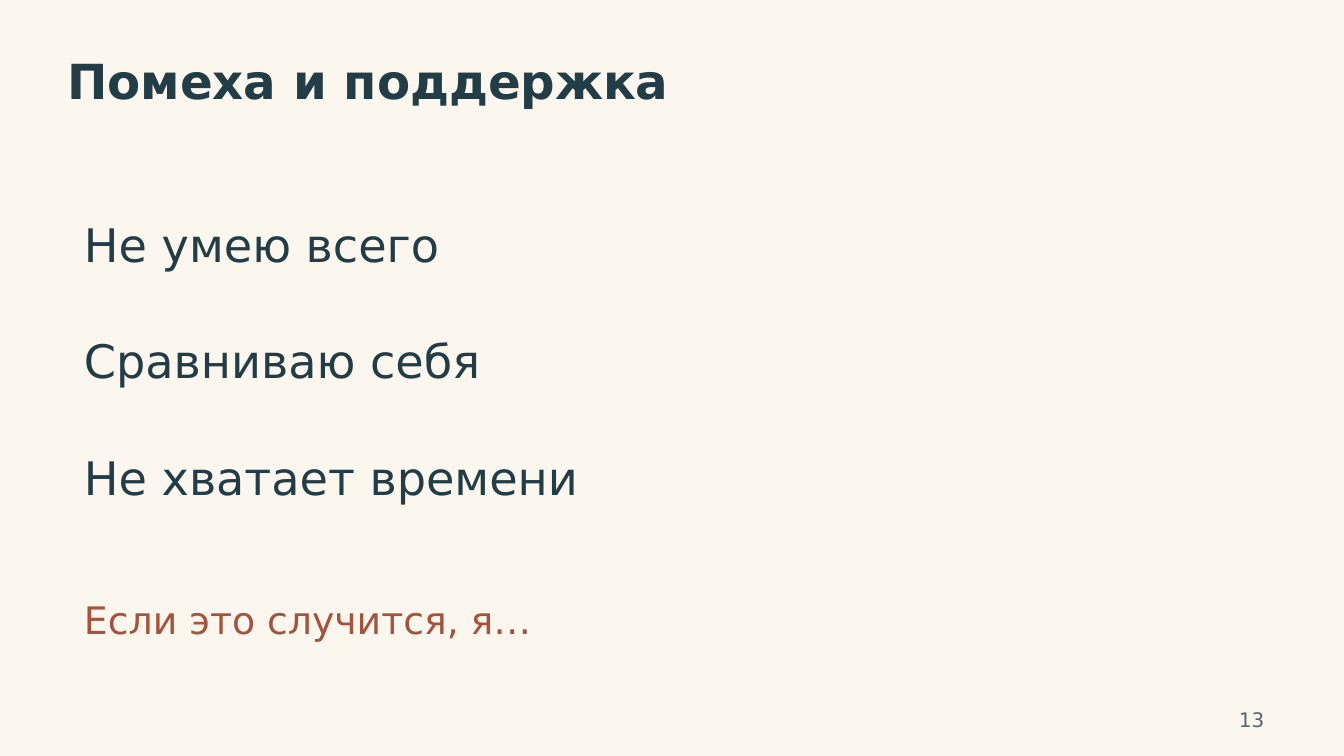
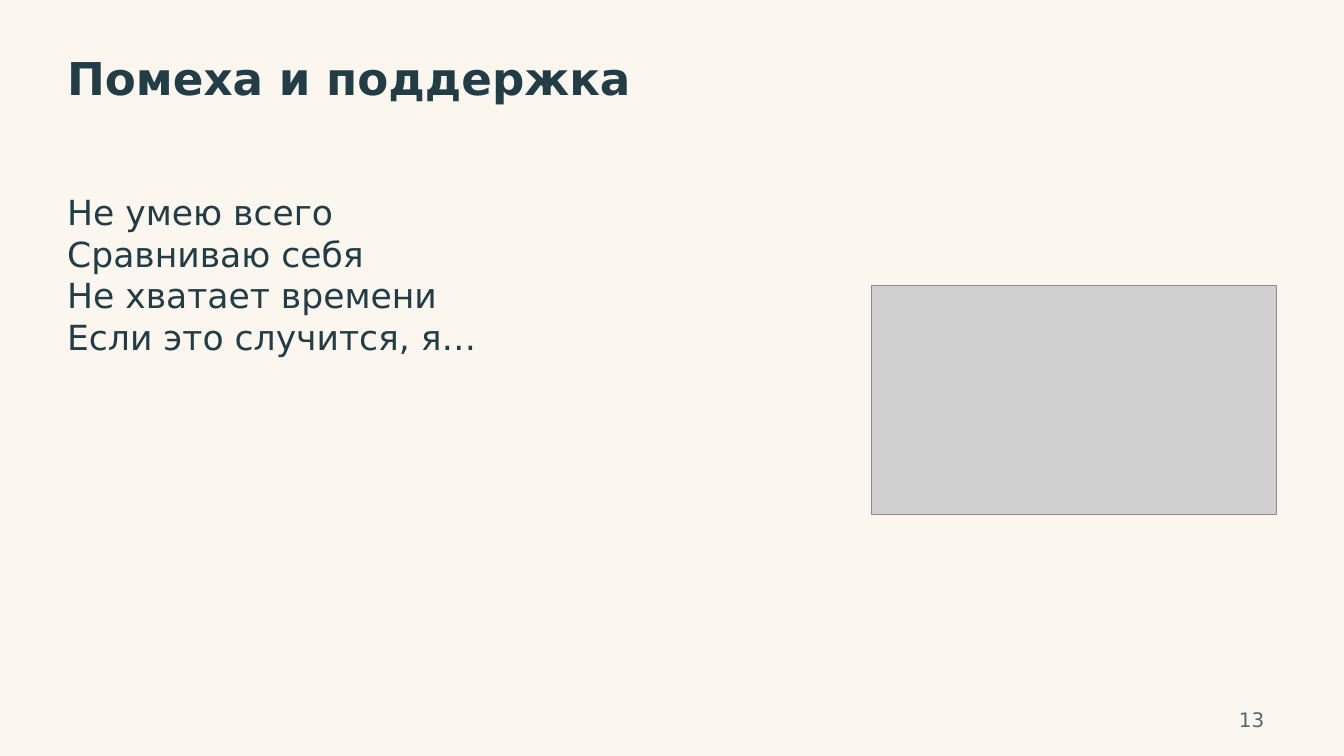
Before and after one commit to VAtapin/lessons, a slide deck: slide 13 of assets/lessons/chto-delat-so-svoim-talantom/Talant_Prezentaciya.pptx. Drawn at 1344x756 pixels with LibreOffice and Linux fonts; fonts in the diff are those of the drawing; grey boxes stand for pictures. Boxes give left, top, right and bottom in pixels: in the first picture for what was removed or moved away, otherwise in the second. Text is boxed around its words. In the diff, an @@ line names an element or a change of style, - is before the commit and + after.

```diff
--- a/assets/lessons/chto-delat-so-svoim-talantom/Talant_Prezentaciya.pptx
+++ b/assets/lessons/chto-delat-so-svoim-talantom/Talant_Prezentaciya.pptx
@@ text "Помеха и поддержка" at bbox=[67, 62, 630, 105]: size 34.5 to 32.2 pt @@
@@ text added at bbox=[67, 199, 476, 357], 24.8 pt, text #233D47 @@
+Не умею всего
+Сравниваю себя
+Не хватает времени
+Если это случится, я…
@@ text removed at bbox=[84, 228, 439, 272] @@
-Не умею всего
@@ picture added at bbox=[872, 286, 1277, 514] @@
@@ text removed at bbox=[84, 342, 480, 388] @@
-Сравниваю себя
@@ text removed at bbox=[84, 461, 578, 505] @@
-Не хватает времени
@@ text removed at bbox=[84, 606, 532, 642] @@
-Если это случится, я…
```
Also in this commit, not shown: 8 other slides changed, 45 other files.
